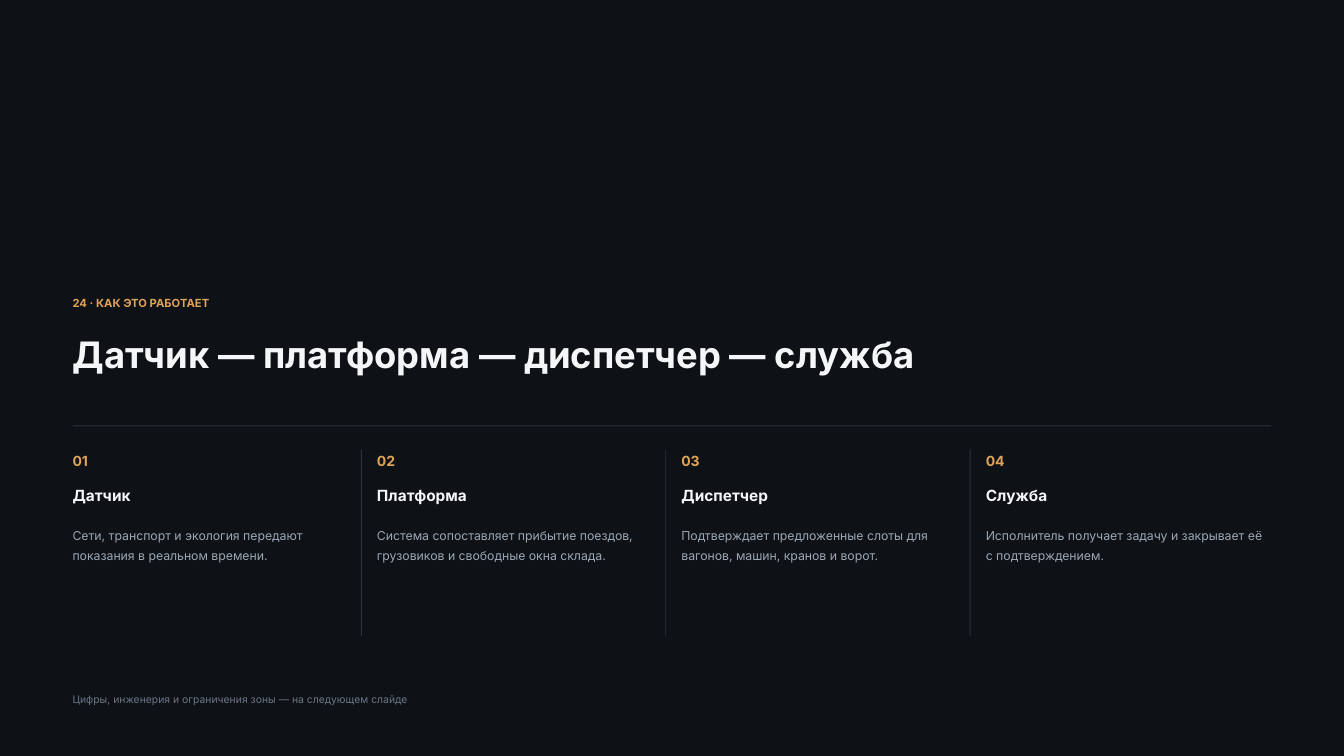
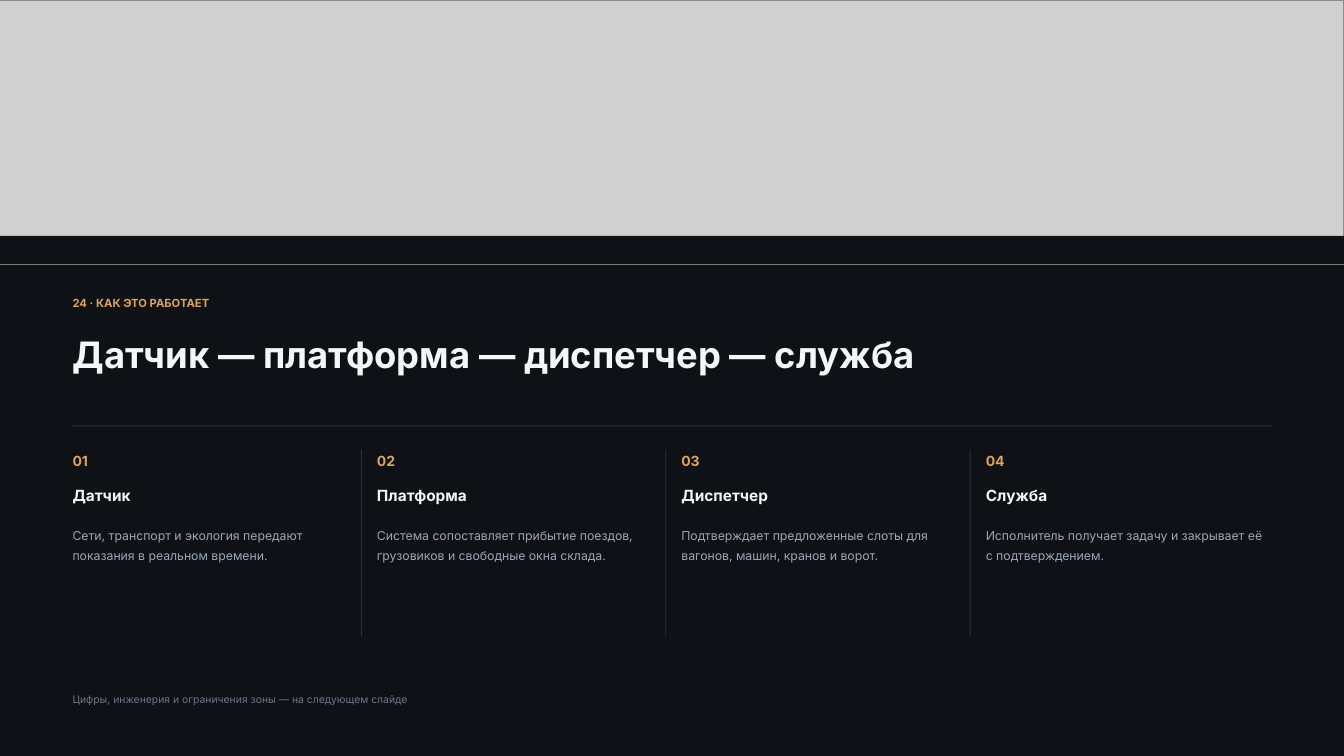
Before and after one commit to q984q/pr123, a slide deck: slide 101 of Sokol_приложение_зоны_v2.pptx. Drawn at 1344x756 pixels with LibreOffice and Linux fonts; fonts in the diff are those of the drawing; grey boxes stand for pictures. Boxes give left, top, right and bottom in pixels: in the first picture for what was removed or moved away, otherwise in the second. Text is boxed around its words. In the diff, an @@ line names an element or a change of style, - is before the commit and + after.

```diff
--- a/Sokol_приложение_зоны_v2.pptx
+++ b/Sokol_приложение_зоны_v2.pptx
@@ picture added at (x1=0, y1=0, x2=1344, y2=264) @@
@@ rectangle added at (x1=0, y1=236, x2=1344, y2=264), fill #0E1116 @@
```
Also in this commit, not shown: 10 other slides changed, 12 other files.
